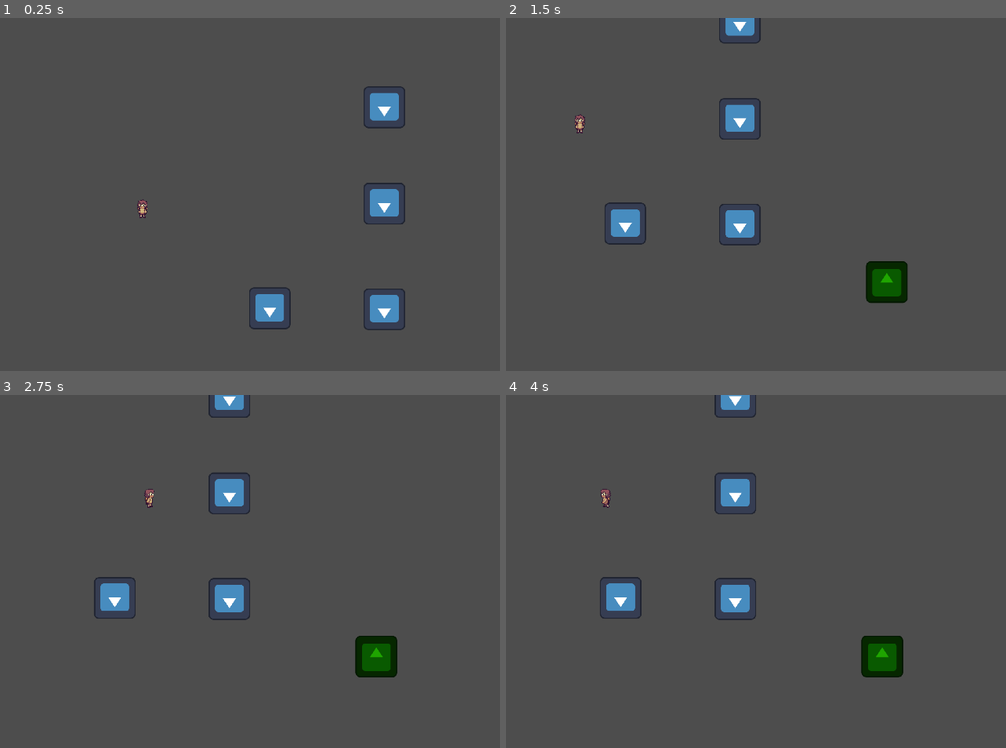
Above: before the commit, frames 1-4 (two rows, left to right).
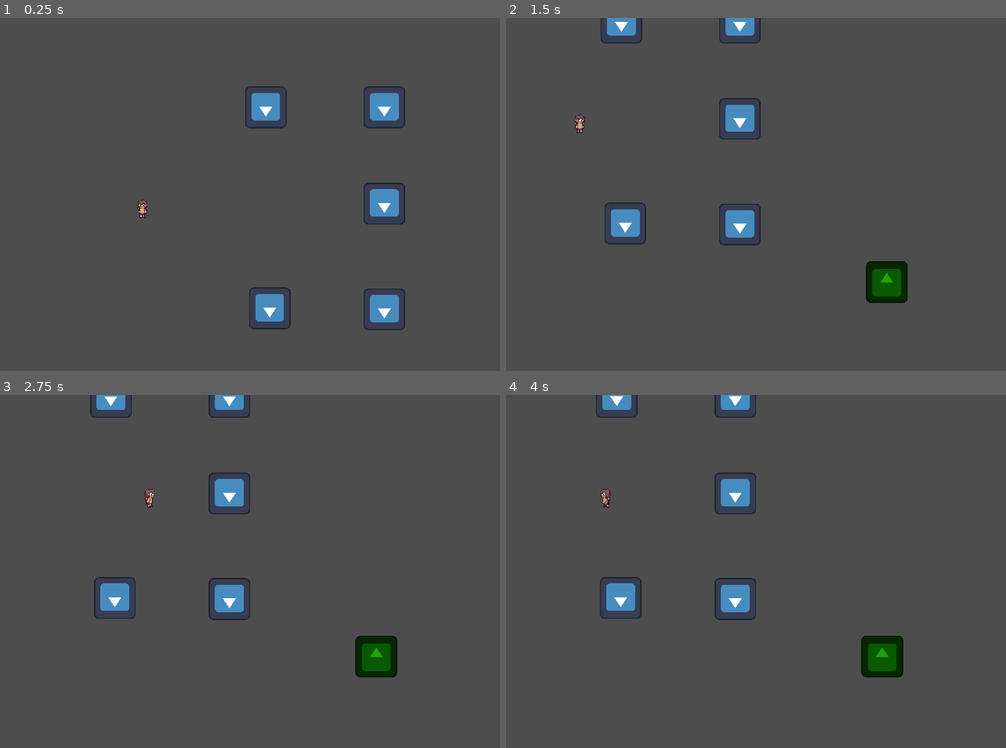
Above: after the commit, the same moments.

Repository: Mr-Wilhelm/MonkeyJam2025-I-Want-To-Live
Game: Godot game, scene res://Scenes/MainScene.tscn
Same seed, same stepped clock (60 frames per second), same inputs: the game is played once before the commit and once after it. The engine's default icon, where the game draws it, is replaced by a stand-in: a white triangle on a blue panel in a dark square.
Inputs (mouse positions are in pixels of both pictures, inside the frame that each line leads up to):
- Up to frame 1 (0.25 s): no input
- Up to frame 2 (1.5 s): move the mouse to (831, 176) at 0.52 s; hold D (MoveRight) 0.53-1.25 s; hold F (Interact) 0.53-1.25 s; click (831, 176) at 0.67 s; drag from (566, 212) to (586, 127) at 1.27 s
- Up to frame 3 (2.75 s): move the mouse to (250, 493) at 2.02 s; hold D (MoveRight) from 2.03 s (still down); hold F (Interact) from 2.03 s (still down)
- Up to frame 4 (4 s): release D (MoveRight) at 2.75 s; release F (Interact) at 2.75 s; drag from (661, 642) to (736, 493) at 2.77 s; tap Enter at 3.5 s; move the mouse to (881, 624) at 3.52 s; hold A (MoveLeft) from 3.53 s (still down); hold F (Interact) from 3.53 s (still down)

The runs differ from the first frame. In frame 1, 0.6% of the frame differs, in the area x 49-58%, y 19-32%; in frame 2, 0.4%; in frame 3, 0.3%; in frame 4, 0.3%.

Commit message:
Leg Attach scene complete with full art

Diff:
--- /dev/null
+++ b/Scenes/Interaction Scenes/AttachLegScene.tscn
@@ -0,0 +1,45 @@
+[gd_scene load_steps=7 format=3 uid="uid://be6bqdsquyn2n"]
+
+[ext_resource type="Script" path="res://Scenes/Interaction Scenes/attach_leg_scene.gd" id="1_inn0i"]
+[ext_resource type="Texture2D" uid="uid://cc85jsbermpdo" path="res://Art/FinalArt/InteractionScenes/ScrapSearch/IWTL interactive background.png" id="2_45wne"]
+[ext_resource type="Texture2D" uid="uid://berjp7lytw7e7" path="res://Art/FinalArt/InteractionScenes/LegAttach/IWTL interactive k8 torso.png" id="3_35t6o"]
+[ext_resource type="AudioStream" uid="uid://dc5o4ik742lo7" path="res://Audio/ChargeUp.mp3" id="3_i5ccc"]
+[ext_resource type="Texture2D" uid="uid://cgmwvfofwtowq" path="res://Art/FinalArt/InteractionScenes/LegAttach/IWTL interactive k8 leg.png" id="4_s3v2b"]
+[ext_resource type="PackedScene" uid="uid://b0g3lgfhikd3c" path="res://Prefabs/InteractionMechanic/DraggableObject.tscn" id="4_wcmkt"]
+
+[node name="AttachLegScene" type="Node2D"]
+process_mode = 3
+script = ExtResource("1_inn0i")
+
+[node name="Background" type="Sprite2D" parent="."]
+scale = Vector2(13.17, 13.17)
+texture = ExtResource("2_45wne")
+centered = false
+
+[node name="Leg" parent="." instance=ExtResource("4_wcmkt")]
+position = Vector2(1080, 820)
+
+[node name="Sprite2D" parent="Leg" index="0"]
+position = Vector2(0.185261, 9.06493)
+texture = ExtResource("4_s3v2b")
+
+[node name="Area2D" parent="Leg" index="1"]
+position = Vector2(0.185268, 9.06493)
+deadzone_offset = 200
+
+[node name="CollisionPolygon2D" parent="Leg/Area2D" index="0"]
+polygon = PackedVector2Array(947.97, 500.639, 971.66, 500.715, 983.201, 508.232, 988.82, 517.116, 991.098, 525.316, 991.402, 534.656, 987.453, 539.971, 980.316, 543.539, 982.746, 545.21, 982.898, 554.777, 973.179, 560.548, 973.179, 568.445, 970.977, 580.669, 948.653, 580.669, 945.92, 560.548, 944.857, 558.877, 940.756, 558.346, 937.188, 554.246, 936.656, 546.273, 939.238, 544.223, 934.15, 541.641, 928.987, 534.883, 928.835, 522.583, 934.302, 511.497, 939.617, 504.815)
+
+[node name="Foreground" type="Sprite2D" parent="."]
+position = Vector2(56.25, 0)
+scale = Vector2(13.17, 13.17)
+texture = ExtResource("3_35t6o")
+centered = false
+
+[node name="AudioStreamPlayer2D" type="AudioStreamPlayer2D" parent="."]
+stream = ExtResource("3_i5ccc")
+
+[node name="TargetConnectionPoint" type="Node2D" parent="."]
+position = Vector2(1274, 451)
+
+[editable path="Leg"]
--- /dev/null
+++ b/Scenes/Interaction Scenes/attach_leg_scene.gd
@@ -0,0 +1,31 @@
+extends Node2D
+
+var offset : Vector2 = Vector2(1060, 500)
+var range = 100
+
+var complete: bool = false
+
+
+
+var input_flags = []
+
+func _physics_process(delta: float) -> void:
+
+	if input_flags.size() != 0:
+		var lowest_z : Area2D = input_flags[0]
+		for flag : Area2D in input_flags:
+			if flag.z_index > lowest_z.z_index:
+				lowest_z = flag
+
+		lowest_z.input_handled()
+
+	input_flags = []
+
+	if !complete:
+		if $TargetConnectionPoint.global_position.distance_to(($Leg.global_position)) < (range * get_parent().scale.x):
+			$AudioStreamPlayer2D.play()
+			complete = true
+
+	else:
+		$Leg.global_position = $TargetConnectionPoint.global_position
+		get_parent().get_parent().unload_scene()
--- a/Scenes/MainScene.tscn
+++ b/Scenes/MainScene.tscn
@@ -116,6 +116,10 @@
 position = Vector2(1090, 5)
 scene_to_load = 2
 
+[node name="InteractPrompt-LegAttach" parent="." instance=ExtResource("4_u25v3")]
+position = Vector2(727, 5)
+scene_to_load = 6
+
 [node name="Environ-Gate" type="Sprite2D" parent="."]
 position = Vector2(984, 1072)
 
--- a/Scripts/InteractionSceneLoader.gd
+++ b/Scripts/InteractionSceneLoader.gd
@@ -20,7 +20,7 @@
 		interaction.VendingShake:
 			pass
 		interaction.LegTwist:
-			pass
+			get_node("Control").add_child(load("res://Scenes/Interaction Scenes/AttachLegScene.tscn").instantiate())
 
 	$AnimationPlayer.play("FadeIn")
 
